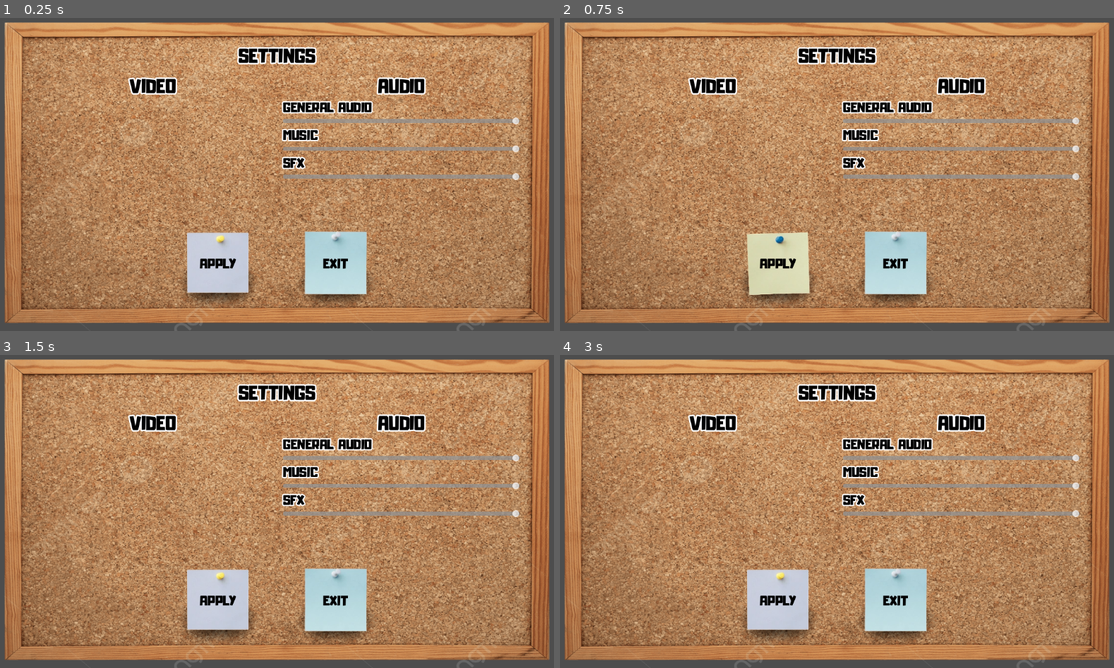
Above: before the commit, frames 1-4 (two rows, left to right).
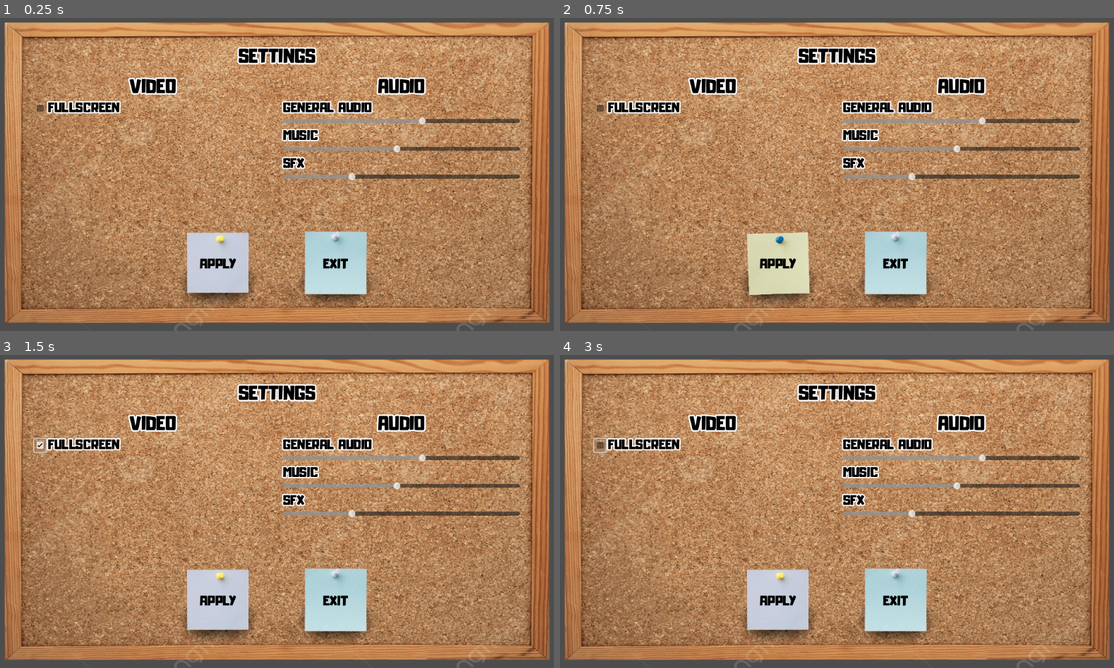
Above: after the commit, the same moments.

Repository: Hadrex0/a-game-in-which-one-player-escapes-the-aliens-and-the-other-helps-him-by-controlling-the-spaceship
Game: Godot game, scene res://assets/scenes/menu/settings_menu.tscn
Two runs of this game, one before a commit and one after it. Both use one fixed random seed, a clock stepped at 60 frames per second and the inputs below. This scene is started directly instead of the project's main scene.
Inputs (mouse positions are in pixels of both pictures, inside the frame that each line leads up to):
- Up to frame 1 (0.25 s): no input
- Up to frame 2 (0.75 s): click "APPLY" at 0.5 s
- Up to frame 3 (1.5 s): click (38, 445) at 1.27 s
- Up to frame 4 (3 s): tap Enter at 2 s; hold D (p1_move_right) 2.03-2.78 s; tap Space (p1_interaction) at 2.1, 2.75 s; hold S (p1_move_down) from 2.78 s (still down); tap 2 (p2_activate_blue) at 2.85 s

The runs differ from the first frame. In frame 1, 1.5% of the frame differs, in the area x 6-94%, y 26-52%; in frame 2, 1.5%; in frame 3, 1.6%, in the area x 5-94%, y 26-52%; in frame 4, 1.6%.
Error in both runs: Invalid access to property or key 'current_room' on a base object of type 'Nil'. (res://assets/scripts/singleton/game_manager.gd:128)

Commit message:
New settings saving
-Added saving settings to file.

Diff:
--- a/assets/default_bus_layout.tres
+++ b/assets/default_bus_layout.tres
@@ -7,7 +7,7 @@
 bus/1/bypass_fx = false
 bus/1/volume_db = 0.0
 bus/1/send = &"Master"
-bus/2/name = &"BMG"
+bus/2/name = &"BGM"
 bus/2/solo = false
 bus/2/mute = false
 bus/2/bypass_fx = false
--- a/assets/scenes/menu/settings_menu.tscn
+++ b/assets/scenes/menu/settings_menu.tscn
@@ -13,6 +13,7 @@
 
 [node name="SettingsMenu" type="Control" groups=["Menu", "Settings_Menu"]]
 layout_mode = 3
+anchors_preset = 15
 anchor_right = 1.0
 anchor_bottom = 1.0
 grow_horizontal = 2
@@ -87,6 +88,23 @@
 horizontal_alignment = 1
 vertical_alignment = 1
 
+[node name="Fullscreen" type="HBoxContainer" parent="SettingsMenu/SettingsContainer/SettingsSection/VideoSection"]
+layout_mode = 2
+
+[node name="CheckBox" type="CheckBox" parent="SettingsMenu/SettingsContainer/SettingsSection/VideoSection/Fullscreen"]
+layout_mode = 2
+
+[node name="Title" type="Label" parent="SettingsMenu/SettingsContainer/SettingsSection/VideoSection/Fullscreen"]
+layout_mode = 2
+theme_type_variation = &"HeaderLarge"
+theme_override_colors/font_color = Color(0, 0, 0, 1)
+theme_override_colors/font_outline_color = Color(1, 1, 1, 1)
+theme_override_constants/outline_size = 10
+theme_override_fonts/font = ExtResource("2_pv2c8")
+text = "FULLSCREEN"
+label_settings = ExtResource("3_lpwph")
+vertical_alignment = 1
+
 [node name="AudioSection" type="VBoxContainer" parent="SettingsMenu/SettingsContainer/SettingsSection"]
 layout_mode = 2
 size_flags_horizontal = 3
@@ -124,8 +142,9 @@
 
 [node name="GeneralVolume" type="HSlider" parent="SettingsMenu/SettingsContainer/SettingsSection/AudioSection/GeneralVolume"]
 layout_mode = 2
-min_value = -50.0
-max_value = 0.0
+max_value = 1.0
+step = 0.001
+value = 1.0
 
 [node name="MusicVolume" type="VBoxContainer" parent="SettingsMenu/SettingsContainer/SettingsSection/AudioSection"]
 layout_mode = 2
@@ -143,8 +162,9 @@
 
 [node name="MusicVolume" type="HSlider" parent="SettingsMenu/SettingsContainer/SettingsSection/AudioSection/MusicVolume"]
 layout_mode = 2
-min_value = -50.0
-max_value = 0.0
+max_value = 1.0
+step = 0.001
+value = 1.0
 
 [node name="SFXVolume" type="VBoxContainer" parent="SettingsMenu/SettingsContainer/SettingsSection/AudioSection"]
 layout_mode = 2
@@ -162,8 +182,9 @@
 
 [node name="SFXVolume" type="HSlider" parent="SettingsMenu/SettingsContainer/SettingsSection/AudioSection/SFXVolume"]
 layout_mode = 2
-min_value = -50.0
-max_value = 0.0
+max_value = 1.0
+step = 0.001
+value = 1.0
 
 [node name="ButtonsSection" type="HBoxContainer" parent="SettingsMenu/SettingsContainer"]
 layout_mode = 2
@@ -213,6 +234,10 @@
 horizontal_alignment = 1
 vertical_alignment = 1
 
+[connection signal="toggled" from="SettingsMenu/SettingsContainer/SettingsSection/VideoSection/Fullscreen/CheckBox" to="." method="_on_check_box_toggled"]
+[connection signal="value_changed" from="SettingsMenu/SettingsContainer/SettingsSection/AudioSection/GeneralVolume/GeneralVolume" to="." method="_on_general_volume_value_changed"]
+[connection signal="value_changed" from="SettingsMenu/SettingsContainer/SettingsSection/AudioSection/MusicVolume/MusicVolume" to="." method="_on_music_volume_value_changed"]
+[connection signal="value_changed" from="SettingsMenu/SettingsContainer/SettingsSection/AudioSection/SFXVolume/SFXVolume" to="." method="_on_sfx_volume_value_changed"]
 [connection signal="button_up" from="SettingsMenu/SettingsContainer/ButtonsSection/Apply" to="." method="_on_apply_button_up"]
 [connection signal="mouse_entered" from="SettingsMenu/SettingsContainer/ButtonsSection/Apply" to="." method="_on_button_hover"]
 [connection signal="button_up" from="SettingsMenu/SettingsContainer/ButtonsSection/Exit" to="." method="_on_exit_button_up"]
--- a/assets/scripts/menu/settings_menu.gd
+++ b/assets/scripts/menu/settings_menu.gd
@@ -4,11 +4,29 @@
 
 #---VARIABLES---------------------
 
+# Variables for video settings.
+@onready var fullscreen = $SettingsMenu/SettingsContainer/SettingsSection/VideoSection/Fullscreen/CheckBox
+
+# Variables for audio settings.
+@onready var general_volume = $SettingsMenu/SettingsContainer/SettingsSection/AudioSection/GeneralVolume/GeneralVolume
+@onready var general_bus = AudioServer.get_bus_index("Master")
+@onready var music_volume = $SettingsMenu/SettingsContainer/SettingsSection/AudioSection/MusicVolume/MusicVolume
+@onready var music_bus = AudioServer.get_bus_index("BGM")
+@onready var sfx_volume = $SettingsMenu/SettingsContainer/SettingsSection/AudioSection/SFXVolume/SFXVolume
+@onready var sfx_bus = AudioServer.get_bus_index("SFX")
+
 #---START-SETTINGS-MENU-----------
 
 # Called when the node enters the scene tree for the first time.
 func  _ready() -> void:
-	pass
+	var video_settings = settings_manager.load_video_settings()
+	var audio_settings = settings_manager.load_audio_settings()
+
+	fullscreen.button_pressed = video_settings.fullscreen
+
+	general_volume.set_value_no_signal(audio_settings.general)
+	music_volume.set_value_no_signal(audio_settings.music)
+	sfx_volume.set_value_no_signal(audio_settings.sfx)
 
 #---APPLY-BUTTON------------------
 
@@ -18,7 +36,10 @@
 	_button_click_soud()
 
 	# Save settings.
-
+	settings_manager.save_video_setting("fullscreen", fullscreen.button_pressed)
+	settings_manager.save_audio_setting("general",general_volume.value)
+	settings_manager.save_audio_setting("music",music_volume.value)
+	settings_manager.save_audio_setting("sfx",sfx_volume.value)
 
 #---EXIT-BUTTON-------------------
 
@@ -29,3 +50,26 @@
 
 	# Return to previous scene.
 	game_manager.close_settings_menu()
+
+#---VIDEO-SETTINGS----------------
+
+# Full screen button clicked.
+func _on_check_box_toggled(toggled_on: bool) -> void:
+	if toggled_on:
+		DisplayServer.window_set_mode(DisplayServer.WINDOW_MODE_FULLSCREEN)
+	else:
+		DisplayServer.window_set_mode(DisplayServer.WINDOW_MODE_WINDOWED)
+
+#---AUDIO-SETTINGS----------------
+
+# When SFC Volume value has changed.
+func _on_general_volume_value_changed(value: float) -> void:
+	AudioServer.set_bus_volume_db(general_bus, linear_to_db(value))
+
+# When SFC Volume value has changed.
+func _on_music_volume_value_changed(value: float) -> void:
+	AudioServer.set_bus_volume_db(music_bus, linear_to_db(value))
+
+# When SFC Volume value has changed.
+func _on_sfx_volume_value_changed(value: float) -> void:
+	AudioServer.set_bus_volume_db(sfx_bus, linear_to_db(value))
--- a/assets/scripts/singleton/game_manager.gd
+++ b/assets/scripts/singleton/game_manager.gd
@@ -163,6 +163,10 @@
 	# Set menu open to correct value.
 	game_manager.menu_open = last_scene.find("menu")
 
+	# Reload last saved settings.
+	settings_manager.video_loader()
+	settings_manager.audio_loader()
+
 	# Change scene to main menu.
 	get_tree().call_deferred("change_scene_to_file", last_scene)
 
--- /dev/null
+++ b/assets/scripts/singleton/settings_manager.gd
@@ -0,0 +1,64 @@
+extends Node
+
+var config = ConfigFile.new()
+
+var video_setting
+var audio_setting
+
+@onready var master_bus = AudioServer.get_bus_index("Master")
+@onready var sfx_bus = AudioServer.get_bus_index("SFX")
+@onready var music_bus = AudioServer.get_bus_index("BGM")
+
+const SETTINGS_FILE_PATH = "res://options.ini"
+
+
+# Called when the node enters the scene tree for the first time.
+func _ready() -> void:
+	if !FileAccess.file_exists(SETTINGS_FILE_PATH):
+		config.set_value("video", "fullscreen", false)
+		config.set_value("audio", "general", 1.0)
+		config.set_value("audio", "music", 1.0)
+		config.set_value("audio", "sfx", 1.0)
+
+
+		config.save(SETTINGS_FILE_PATH)
+	else:
+		config.load(SETTINGS_FILE_PATH)
+
+	video_setting = load_video_settings()
+	video_loader()
+
+	audio_setting = load_audio_settings()
+	audio_loader()
+
+func video_loader():
+	if video_setting.fullscreen:
+		DisplayServer.window_set_mode(DisplayServer.WINDOW_MODE_FULLSCREEN)
+	else:
+		DisplayServer.window_set_mode(DisplayServer.WINDOW_MODE_WINDOWED)
+
+func audio_loader():
+	AudioServer.set_bus_volume_db(master_bus,linear_to_db(audio_setting.general))
+	AudioServer.set_bus_volume_db(music_bus,linear_to_db(audio_setting.music))
+	AudioServer.set_bus_volume_db(sfx_bus,linear_to_db(audio_setting.sfx))
+
+
+func save_video_setting(key: String, value):
+	config.set_value("video", key, value)
+	config.save(SETTINGS_FILE_PATH)
+
+func load_video_settings():
+	var video_settings = {}
+	for key in config.get_section_keys("video"):
+		video_settings[key] = config.get_value("video", key)
+	return video_settings
+
+func save_audio_setting(key: String, value: float):
+	config.set_value("audio", key, value)
+	config.save(SETTINGS_FILE_PATH)
+
+func load_audio_settings():
+	var audio_settings = {}
+	for key in config.get_section_keys("audio"):
+		audio_settings[key] = config.get_value("audio", key)
+	return audio_settings
--- a/project.godot
+++ b/project.godot
@@ -23,6 +23,7 @@
 
 game_manager="*res://assets/scripts/singleton/game_manager.gd"
 audio_manager="*res://assets/scripts/singleton/audio_manager.gd"
+settings_manager="*res://assets/scripts/singleton/settings_manager.gd"
 
 [file_customization]
 
Not shown, added: assets/scripts/singleton/settings_manager.gd.uid
Not shown, added: options.ini
